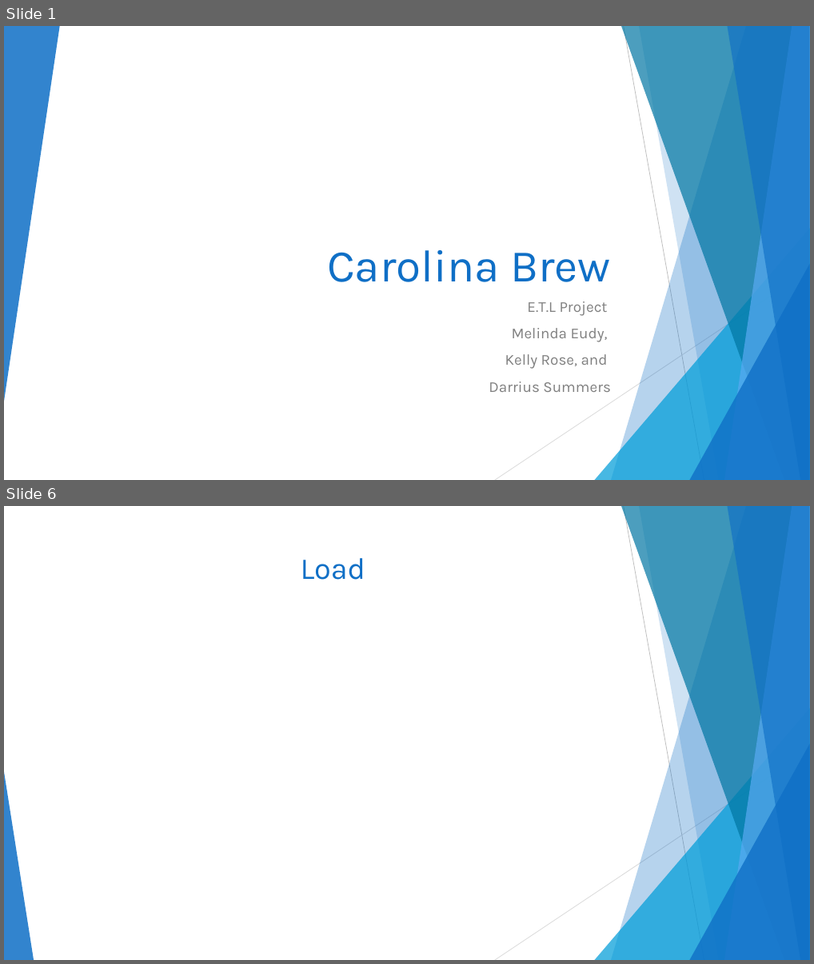
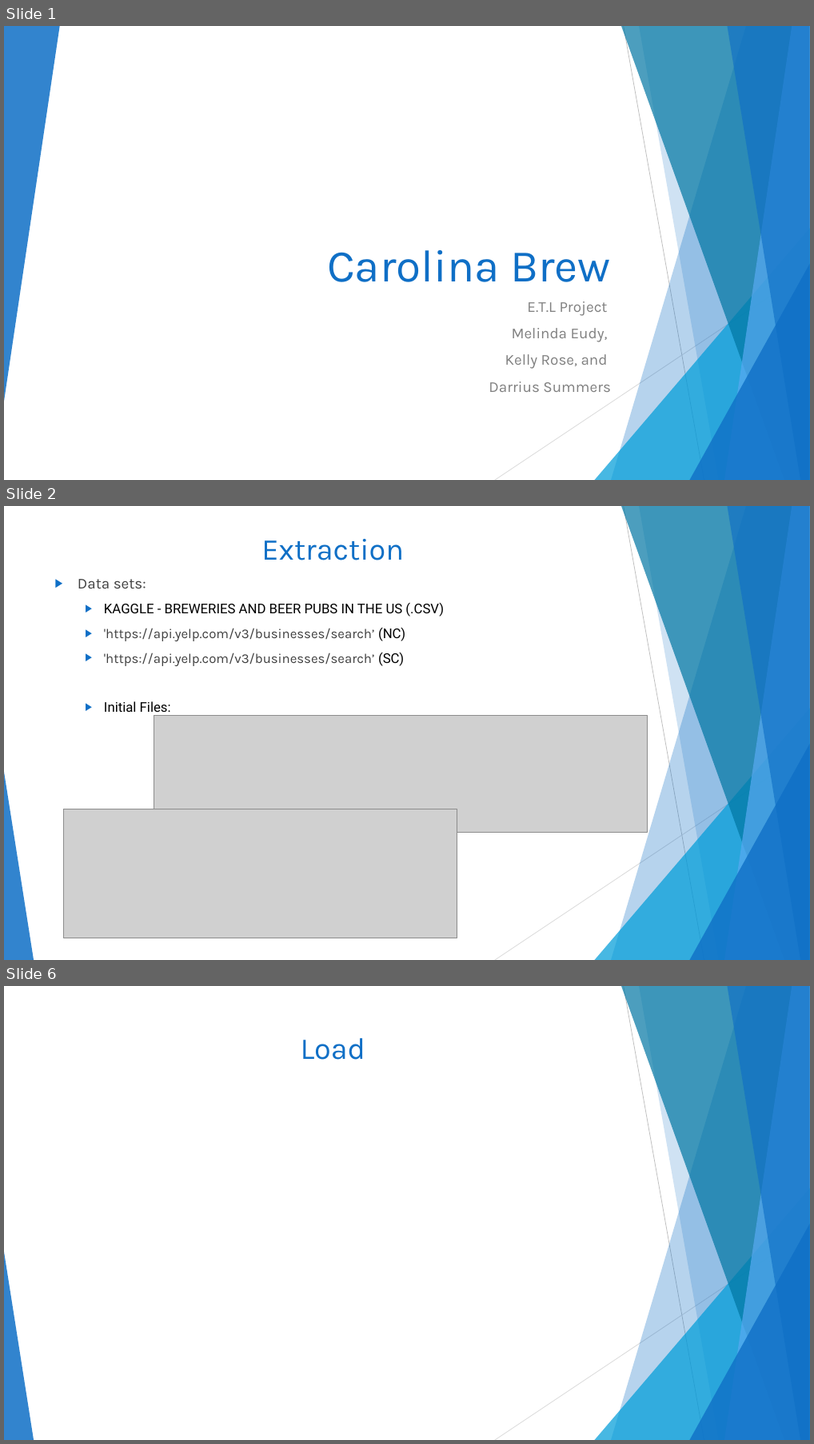
Before and after one commit to melindaeudy/ETL-Project, a slide deck: Carolina Brew.pptx. Shown one above the other, each under a label of ours: slides 1 and 6 before the commit, slides 1, 2 and 6 after it; the slides between them are not shown. The pictures are 814x964 and 814x1444 pixels, drawn with LibreOffice and Linux fonts; fonts in the diff are those of the drawing; grey boxes stand for pictures. Boxes give left, top, right and bottom in pixels: in the first picture for what was removed or moved away, otherwise in the second. Text is boxed around its words. In the diff, an @@ line names an element or a change of style, - is before the commit and + after.

```diff
--- a/Carolina Brew.pptx
+++ b/Carolina Brew.pptx
@@ slide 2 added at [4,506,810,960], background #FFFFFF; not listed: 10 template elements that a slide beside it also shows @@
@@ title added at [262,539,404,560], 36 pt, text #0F6FC6 @@
+Extraction
@@ text added at [78,579,444,716], 16 pt, text #404040 @@
+▶ Data sets:
+  ▶ KAGGLE - BREWERIES AND BEER PUBS IN THE US (.CSV)
+  ▶ 'https://api.yelp.com/v3/businesses/search’ (NC)
+  ▶ 'https://api.yelp.com/v3/businesses/search’ (SC)
+  ▶ Initial Files:
@@ picture added at [154,715,648,832] @@
@@ picture added at [64,809,458,937] @@
```
Also in this commit, not shown: 3 other slides added, 4 slides removed, 1 other file.
